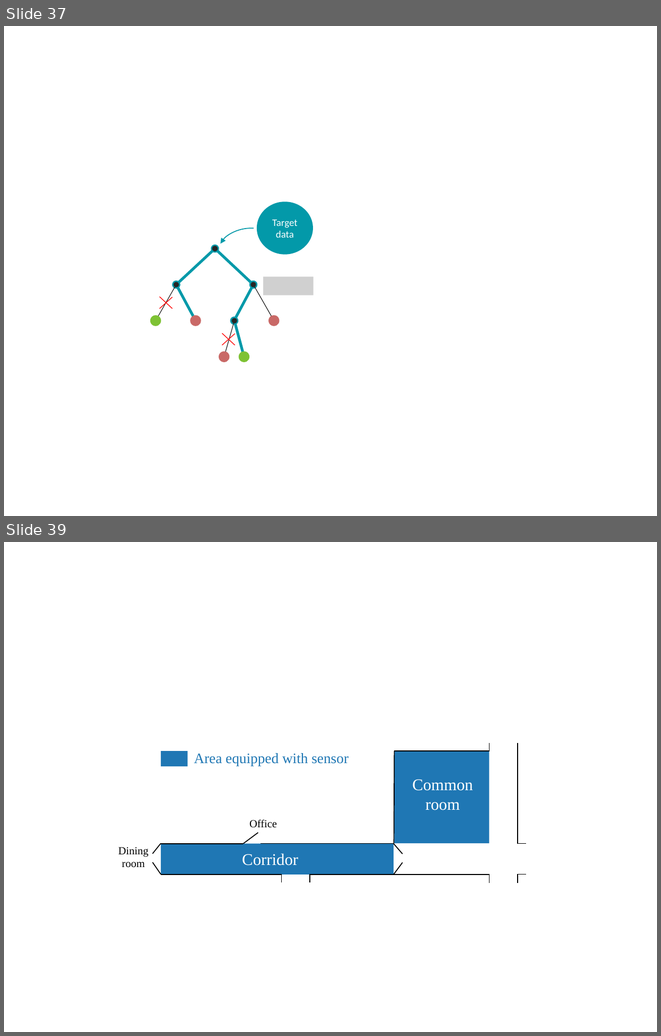
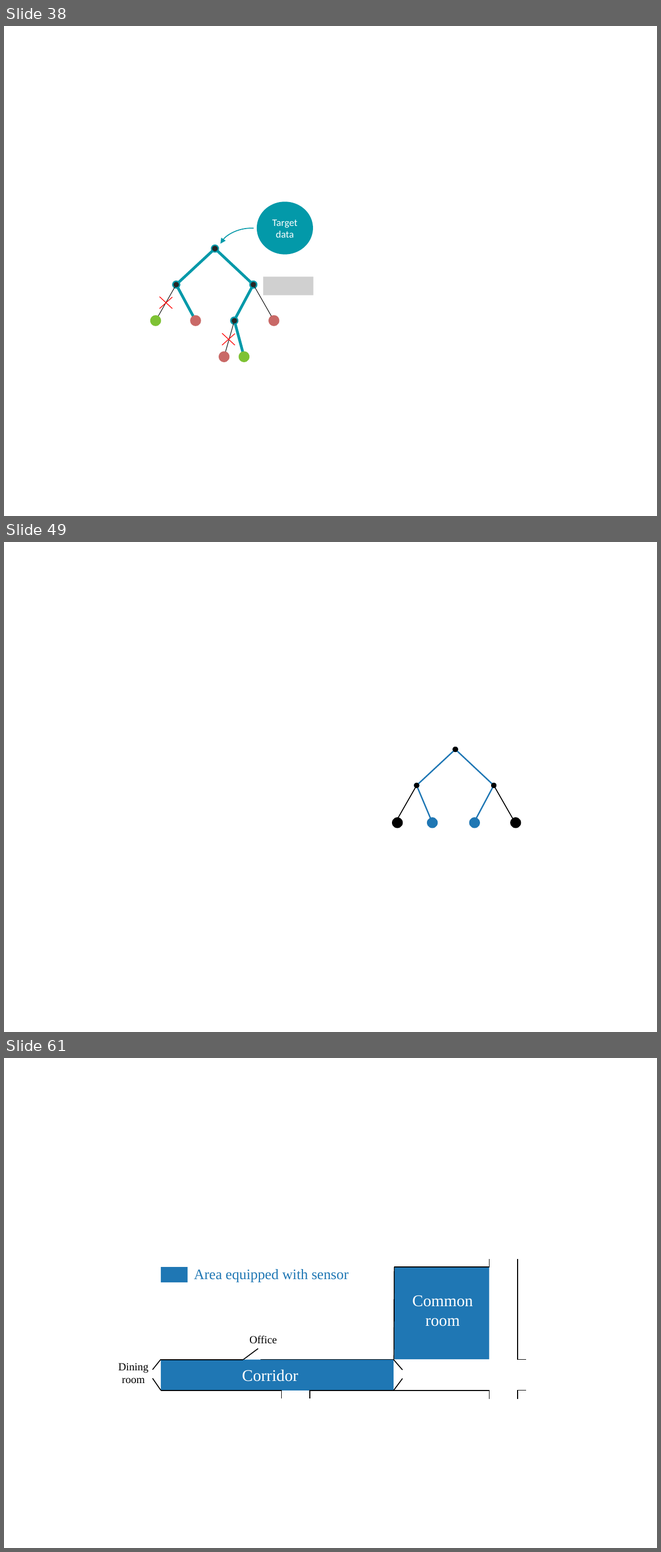
Before and after one commit to lminvielle/soutenance, a slide deck: images/ppt/schemas.pptx. Shown one above the other, each under a label of ours: slides 37 and 39 before the commit, slides 38, 49 and 61 after it; the slides between them are not shown. The pictures are 661x1036 and 661x1552 pixels, drawn with LibreOffice and Linux fonts; fonts in the diff are those of the drawing; grey boxes stand for pictures. Boxes give left, top, right and bottom in pixels: in the first picture for what was removed or moved away, otherwise in the second. Text is boxed around its words. In the diff, an @@ line names an element or a change of style, - is before the commit and + after.

```diff
--- a/images/ppt/schemas.pptx
+++ b/images/ppt/schemas.pptx
@@ slide 49 added at [4,542,657,1032], background #FFFFFF @@
@@ ellipse added at [452,747,458,752], fill #000000 @@
@@ double arrow added from (455, 749) to (417, 786), #1F77B4 1.5 pt @@
@@ double arrow added from (455, 749) to (494, 786), #1F77B4 1.5 pt @@
@@ double arrow added from (417, 786) to (396, 821), #000000 1 pt @@
@@ double arrow added from (417, 786) to (432, 823), #1F77B4 1.5 pt @@
@@ double arrow added from (494, 786) to (475, 821), #1F77B4 1.5 pt @@
@@ double arrow added from (494, 786) to (514, 821), #000000 1 pt @@
@@ ellipse added at [392,817,403,828], fill #000000 @@
@@ ellipse added at [427,817,438,828], fill #1F77B4 @@
@@ ellipse added at [469,817,480,828], fill #1F77B4 @@
@@ ellipse added at [510,817,521,828], fill #000000 @@
@@ what was slide 37 is now slide 38 @@
@@ what was slide 39 is now slide 61 @@
```
Also in this commit, not shown: 1 slide changed, 21 other slides added, 39 other files.
